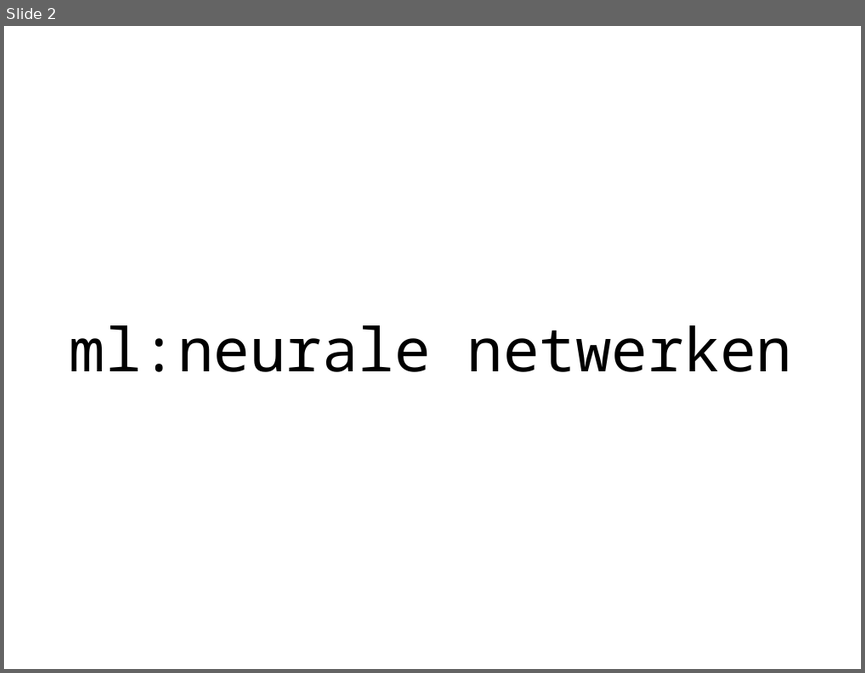
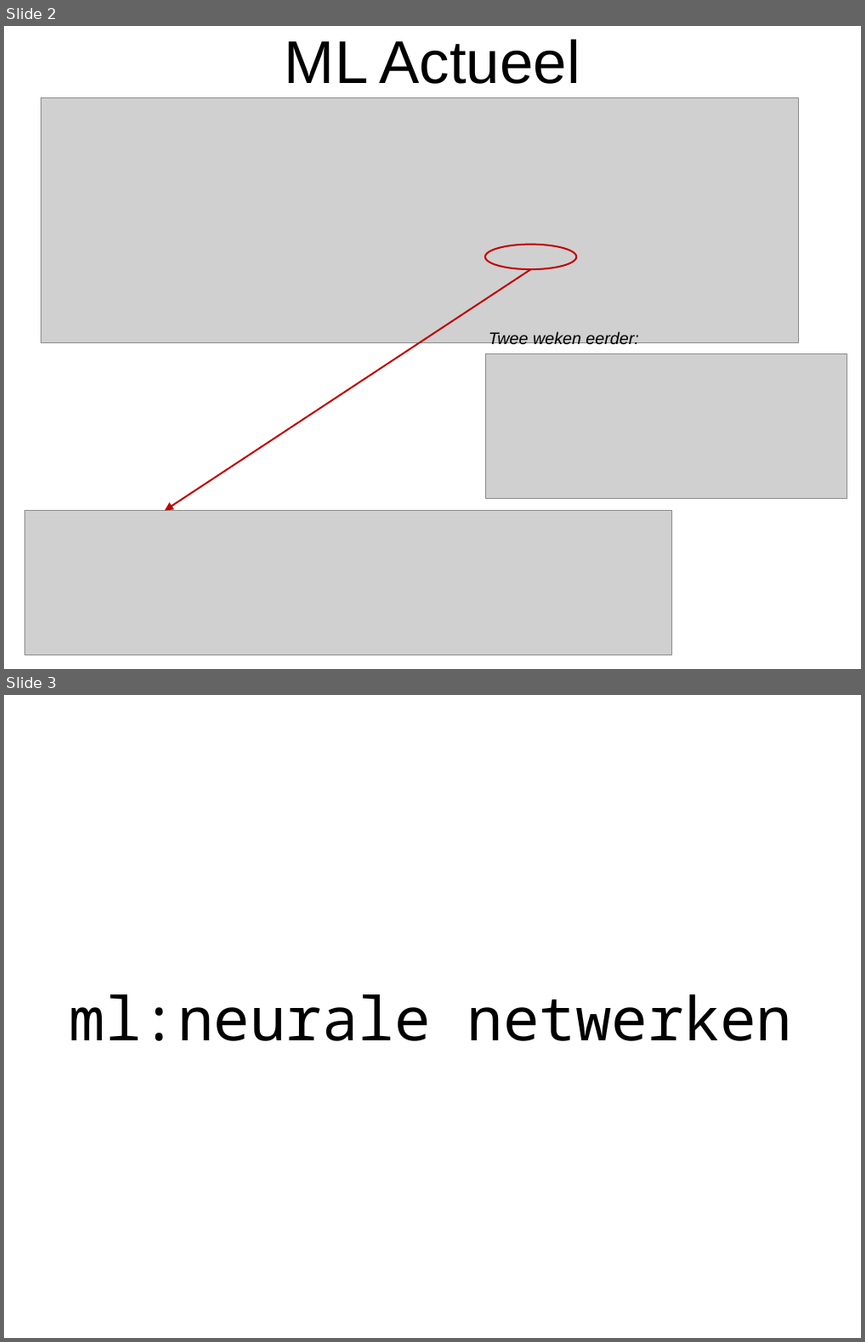
Before and after one commit to hanze-hbo-ict/Machine-Learning, a slide deck: docs/lectures/wk4/ML_wk4_Neurale_netwerken.pptx. Shown one above the other, each under a label of ours: slide 2 before the commit, slides 2 and 3 after it. The pictures are 865x673 and 865x1342 pixels, drawn with LibreOffice and Linux fonts; fonts in the diff are those of the drawing; grey boxes stand for pictures. Boxes give left, top, right and bottom in pixels: in the first picture for what was removed or moved away, otherwise in the second. Text is boxed around its words. In the diff, an @@ line names an element or a change of style, - is before the commit and + after.

```diff
--- a/docs/lectures/wk4/ML_wk4_Neurale_netwerken.pptx
+++ b/docs/lectures/wk4/ML_wk4_Neurale_netwerken.pptx
@@ slide 2 added at bbox=[4, 26, 861, 669], background #FFFFFF @@
@@ title added at bbox=[284, 39, 580, 84], 72 pt, text #000000 @@
+ML Actueel
@@ picture added at bbox=[41, 97, 798, 343] @@
@@ ellipse added at bbox=[485, 244, 576, 269], outline #C00000 2 pt @@
@@ arrow added from (531, 269) to (165, 510), #C00000 2 pt @@
@@ text added at bbox=[488, 331, 638, 348], 20 pt, text #000000, italic @@
+Twee weken eerder:
@@ picture added at bbox=[485, 354, 846, 498] @@
@@ picture added at bbox=[25, 510, 671, 655] @@
@@ what was slide 2 is now slide 3 @@
```
Also in this commit, not shown: 2 slides changed, 1 other file.
